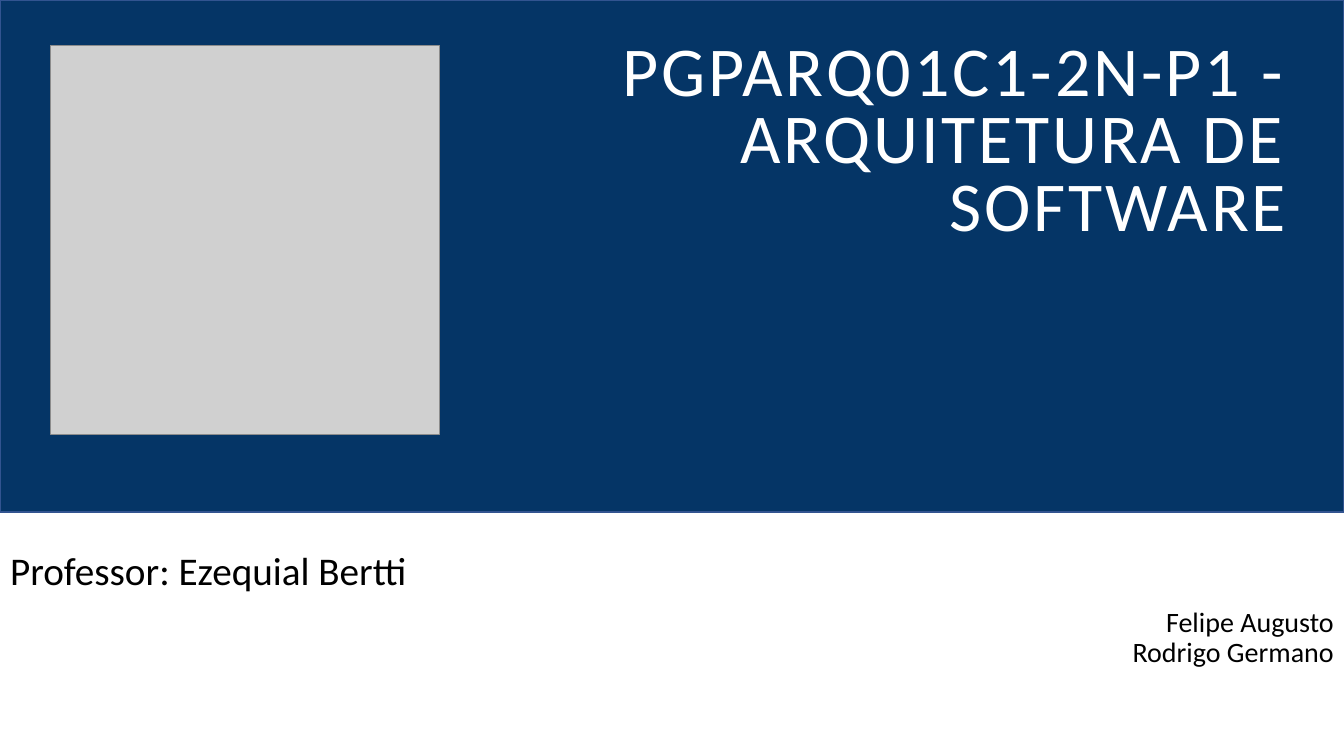
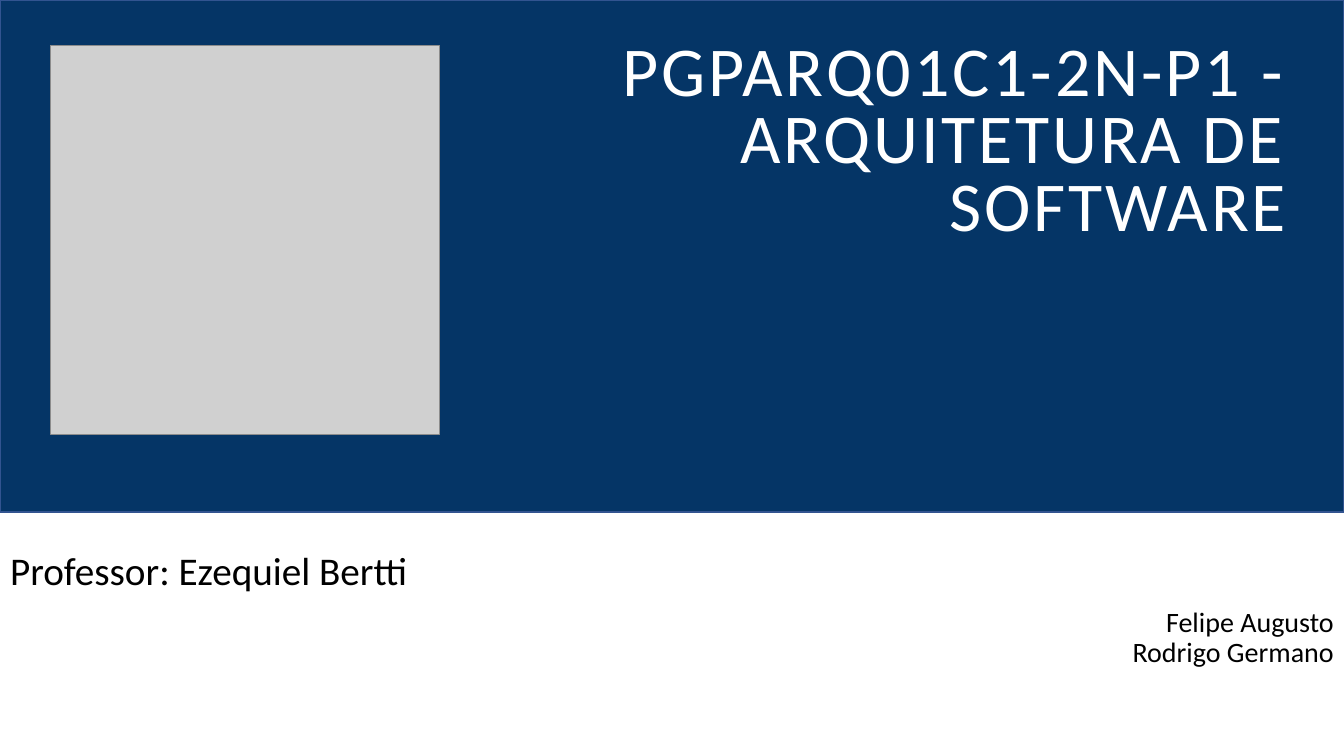
Before and after one commit to felipementel/c4-model-builder, a slide deck: slide 1 of ppt/PGPARQ01C1-2N-P1 - Arquitetura de Software.pptx. Drawn at 1344x756 pixels with LibreOffice and Linux fonts; fonts in the diff are those of the drawing; grey boxes stand for pictures. Boxes give left, top, right and bottom in pixels: in the first picture for what was removed or moved away, otherwise in the second. Text is boxed around its words. In the diff, an @@ line names an element or a change of style, - is before the commit and + after.

```diff
--- a/ppt/PGPARQ01C1-2N-P1 - Arquitetura de Software.pptx
+++ b/ppt/PGPARQ01C1-2N-P1 - Arquitetura de Software.pptx
@@ subtitle at <box>10,557,407,592</box>: text changed @@
-Professor: Ezequial Bertti
+Professor: Ezequiel Bertti
```
Also in this commit, not shown: 6 other slides changed, 1 slide added, 15 other files.
